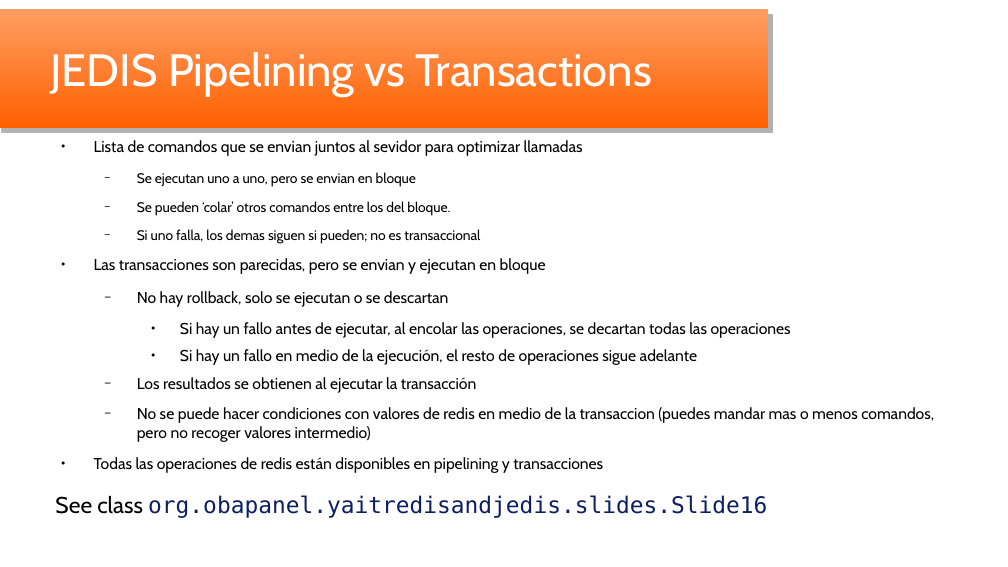
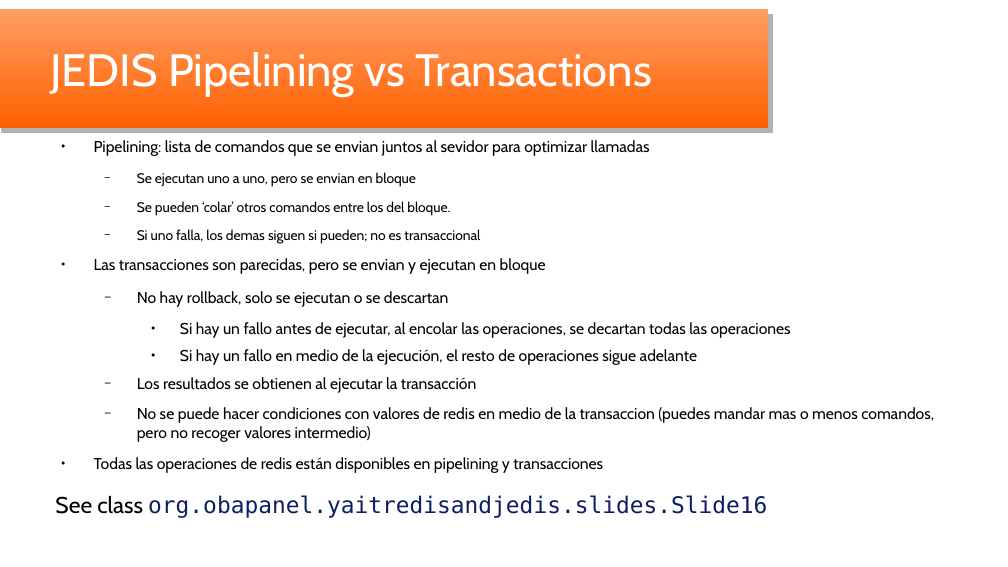
Before and after one commit to oscar-besga-panel/YaitRedisAndJedis, a slide deck: slide 16 of YaitRedisJedis_es.odp. Drawn at 1008x567 pixels with LibreOffice and Linux fonts; fonts in the diff are those of the drawing; background and template pictures are left out. Boxes give left, top, right and bottom in pixels: in the first picture for what was removed or moved away, otherwise in the second. Text is boxed around its words. In the diff, an @@ line names an element or a change of style, - is before the commit and + after.

```diff
--- a/YaitRedisJedis_es.odp
+++ b/YaitRedisJedis_es.odp
@@ text at (94,140,650,156): text changed @@
-● Lista de comandos que se envian juntos al sevidor para optimizar llamadas
+● Pipelining: lista de comandos que se envian juntos al sevidor para optimizar llamadas
```
Also in this commit, not shown: 3 other slides changed, 6 other files.
